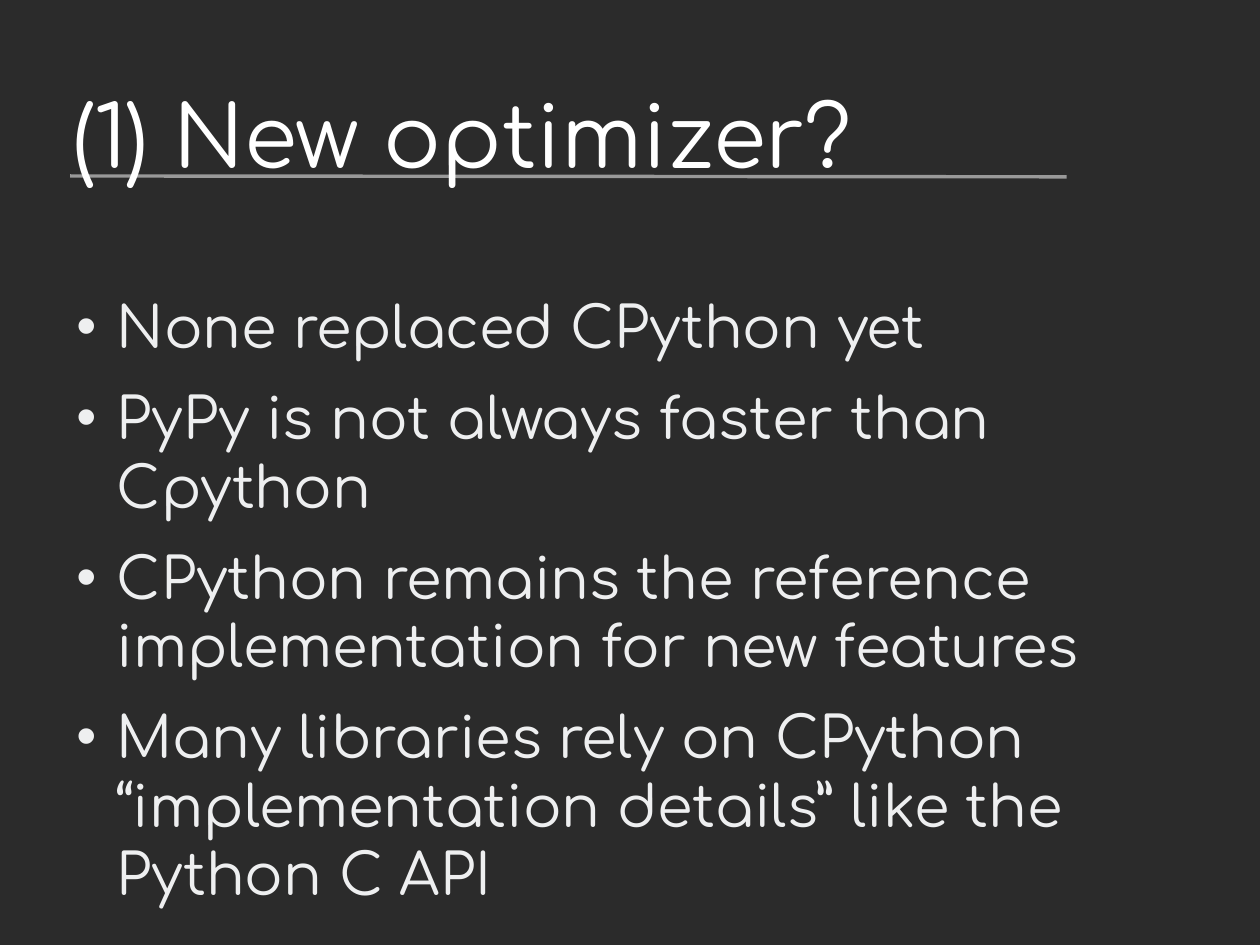
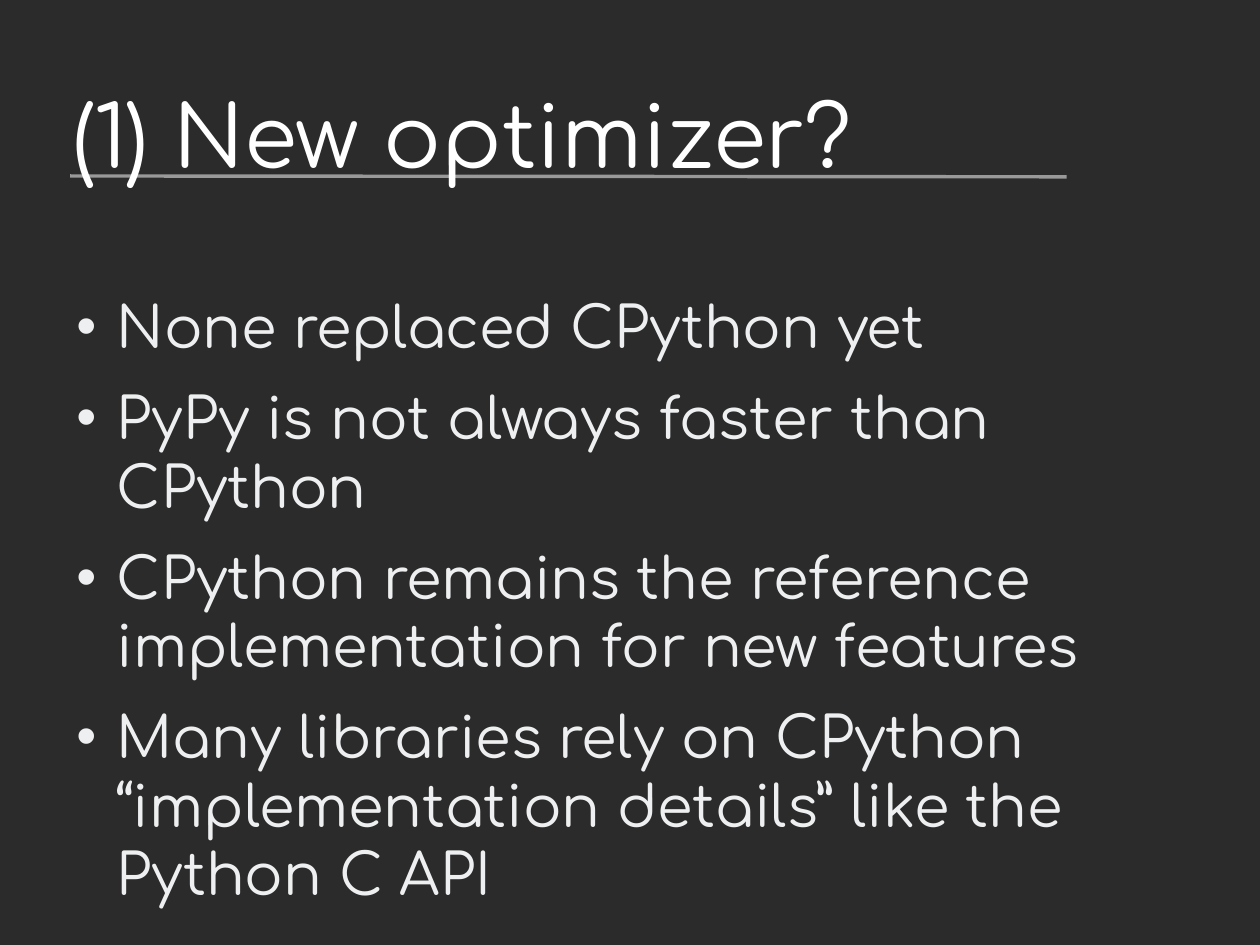
Before and after one commit to vstinner/talks, a slide deck: slide 6 of 2016-FOSDEM/fat_python.odp. Drawn at 1260x945 pixels with LibreOffice and Linux fonts; fonts in the diff are those of the drawing; background and template pictures are left out; a plain dark background stands for a picture behind light text. Boxes give left, top, right and bottom in pixels: in the first picture for what was removed or moved away, otherwise in the second. Text is boxed around its words. In the diff, an @@ line names an element or a change of style, - is before the commit and + after.

```diff
--- a/2016-FOSDEM/fat_python.odp
+++ b/2016-FOSDEM/fat_python.odp
@@ text at <box>117,394,989,522</box>: text changed @@
-• PyPy is not always faster than Cpython
+• PyPy is not always faster than CPython
```
Also in this commit, not shown: 8 other slides changed, 4 slides added, 1 other file.
